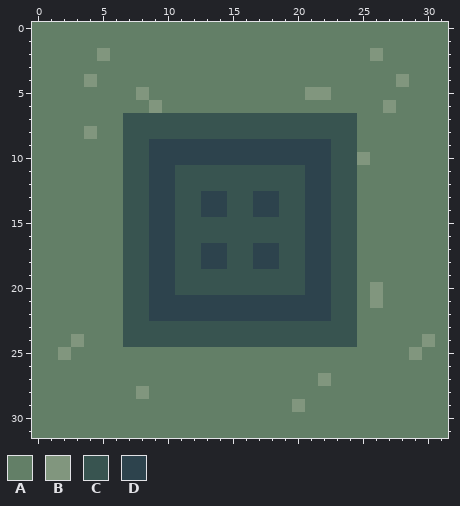
Pixel-art sprite -- core/assets/EnemyBase.png. Above: the version before the commit.
The file is 32x32 pixels.
Palette (. is transparent): A #637f67  B #81967e  C #385450  D #2d434d
The same view after the edit:
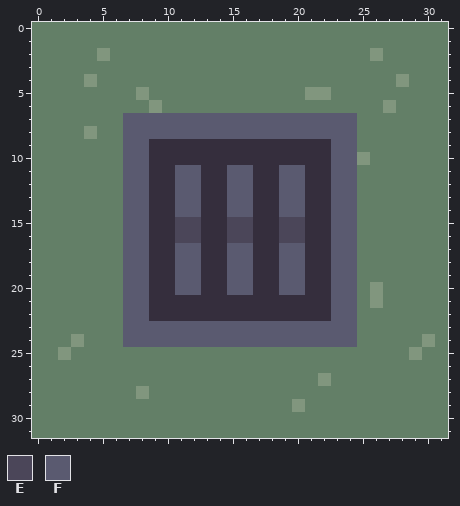
Colours new in this view: E #4b4659  F #5a5a70
The edit:
Colour D changes from #2d434d to #352e3d.
The edit turns colour C into colour D in rows 11 to 12 at x 13 to 14 and 17 to 18; in rows 15 to 16 at x 13 to 14 and 17 to 18; in rows 19 to 20 at x 13 to 14 and 17 to 18.
The edit turns colour C into colour E in rows 15 to 16 at x 11 to 12, 15 to 16 and 19 to 20.
The edit turns colour C into colour F in rows 7 to 8 at x 7 to 24; in rows 9 to 10 at x 7 to 8 and 23 to 24; in rows 11 to 14 at x 7 to 8, 11 to 12, 15 to 16, 19 to 20 and 23 to 24; in rows 15 to 16 at x 7 to 8 and 23 to 24; in rows 17 to 20 at x 7 to 8, 11 to 12, 15 to 16, 19 to 20 and 23 to 24; in rows 21 to 22 at x 7 to 8 and 23 to 24.
The edit turns colour C into colour F in rows 23 to 24 at x 7 to 24.
Where, in picture pixels (left, top, right, bottom), the same in both pictures:
changed: (123, 113, 357, 347)
